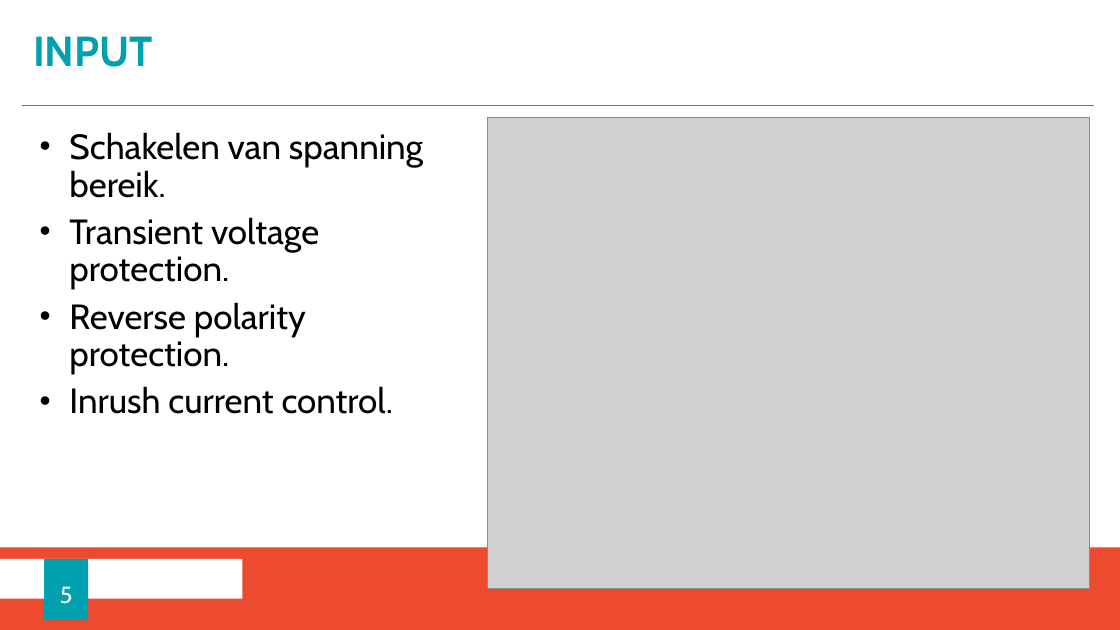
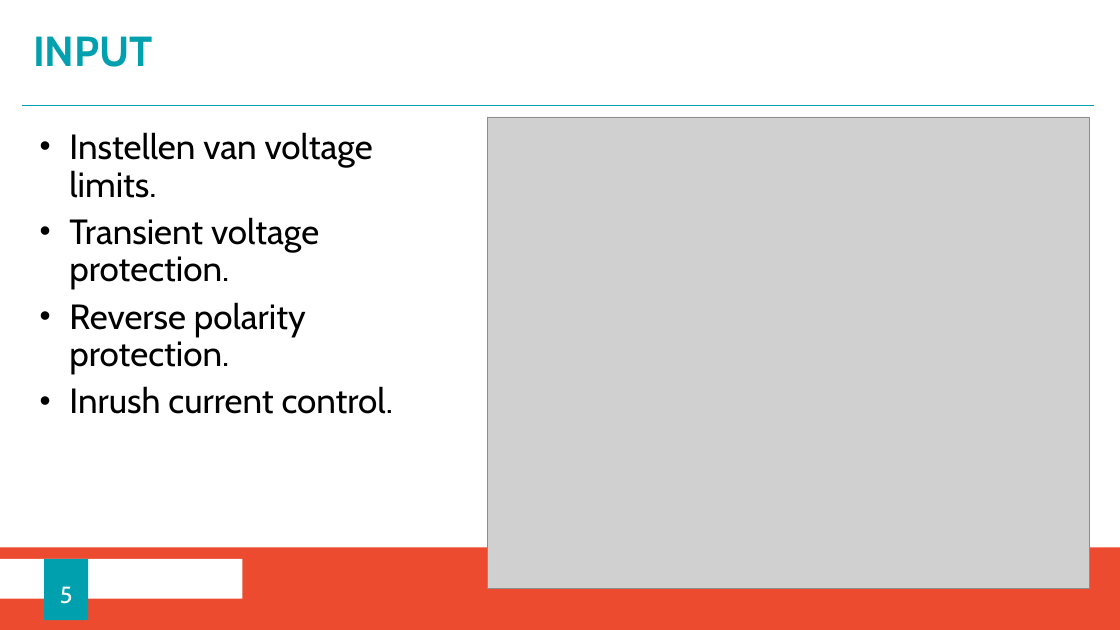
Before and after one commit to Ian-Blockmans/efuse, a slide deck: slide 5 of tusentijdse presentatie.pptx. Drawn at 1120x630 pixels with LibreOffice and Linux fonts; fonts in the diff are those of the drawing; grey boxes stand for pictures; background and template pictures are left out. Boxes give left, top, right and bottom in pixels: in the first picture for what was removed or moved away, otherwise in the second. Text is boxed around its words. In the diff, an @@ line names an element or a change of style, - is before the commit and + after.

```diff
--- a/tusentijdse presentatie.pptx
+++ b/tusentijdse presentatie.pptx
@@ text at [69,132,373,198]: text changed @@
-• Schakelen van spanning bereik.
+• Instellen van voltage limits.
```
Also in this commit, not shown: 2 other slides changed, 10 other files.
